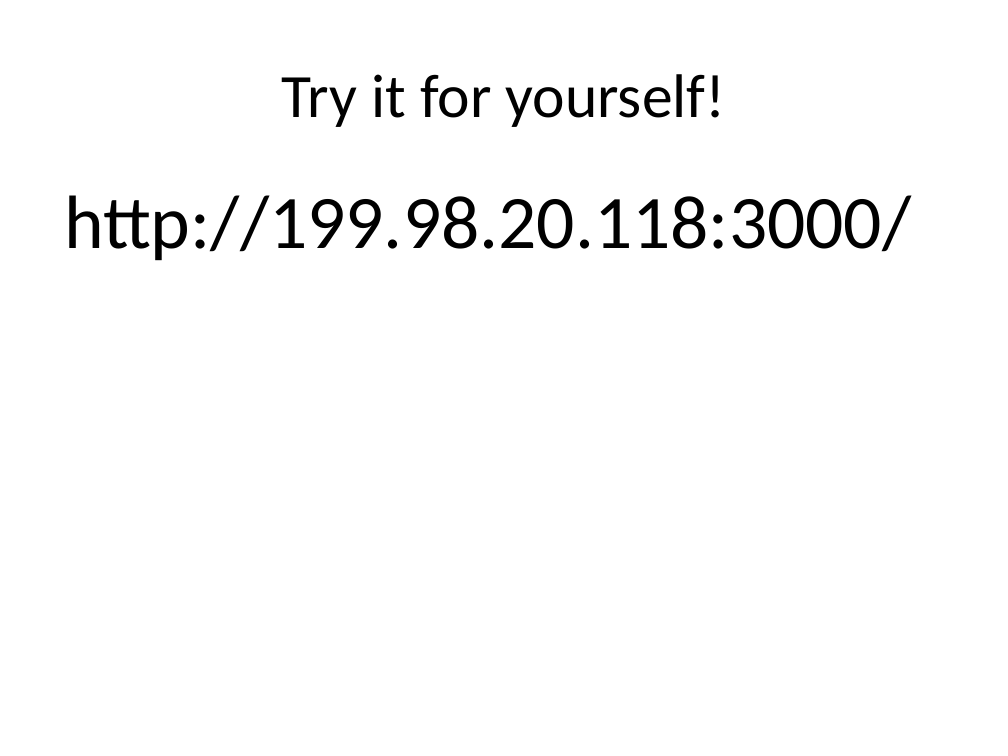
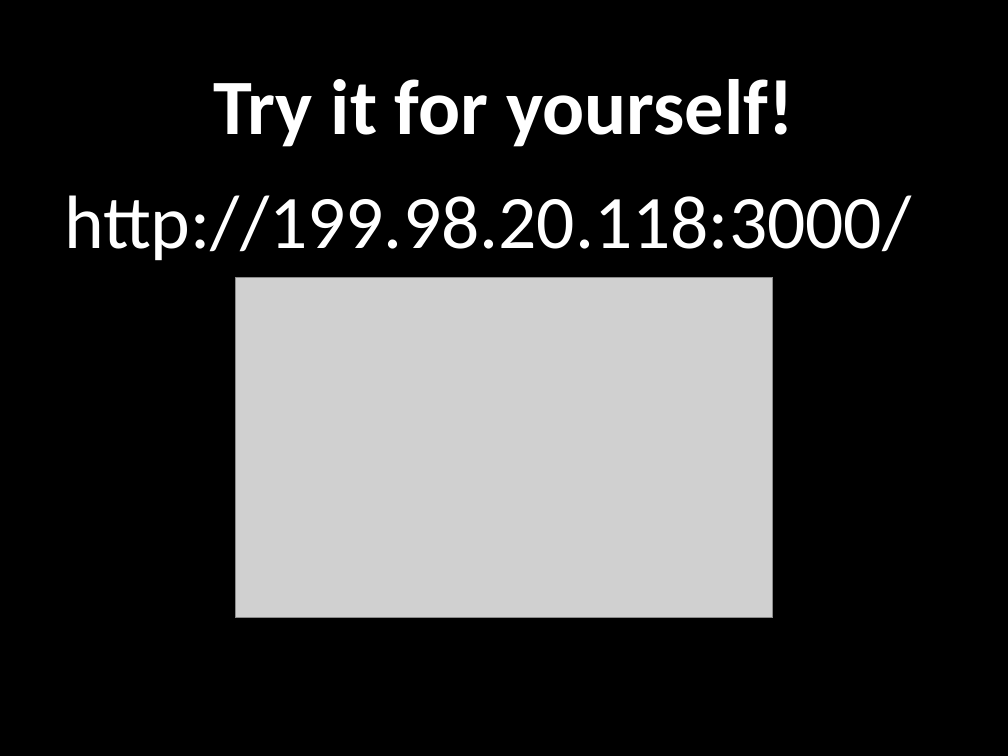
Before and after one commit to katzdave/Handwriting-Recognition, a slide deck: slide 18 of nlppres.pptx (slide 17 before the commit). Drawn at 1008x756 pixels with LibreOffice and Linux fonts; fonts in the diff are those of the drawing; grey boxes stand for pictures; background and template pictures are left out. Boxes give left, top, right and bottom in pixels: in the first picture for what was removed or moved away, otherwise in the second. Text is boxed around its words. In the diff, an @@ line names an element or a change of style, - is before the commit and + after.

```diff
--- a/nlppres.pptx
+++ b/nlppres.pptx
@@ background #FFFFFF to picture (left out) @@
@@ title "Try it for yourself!": place and size @@
-title "Try it for yourself!" at box(282, 74, 726, 127)
+title "Try it for yourself!" at box(213, 79, 794, 147)
@@ title "Try it for yourself!" at box(213, 79, 794, 147): size 44 to 56 pt, text colour #000000 to #FFFFFF, bold on @@
@@ text "http://199.98.20.118:3000/" at box(64, 195, 911, 261): text colour #000000 to #FFFFFF @@
@@ picture added at box(235, 277, 772, 618) @@
```
Also in this commit, not shown: 16 other slides changed, 1 slide added, 3 other files.
